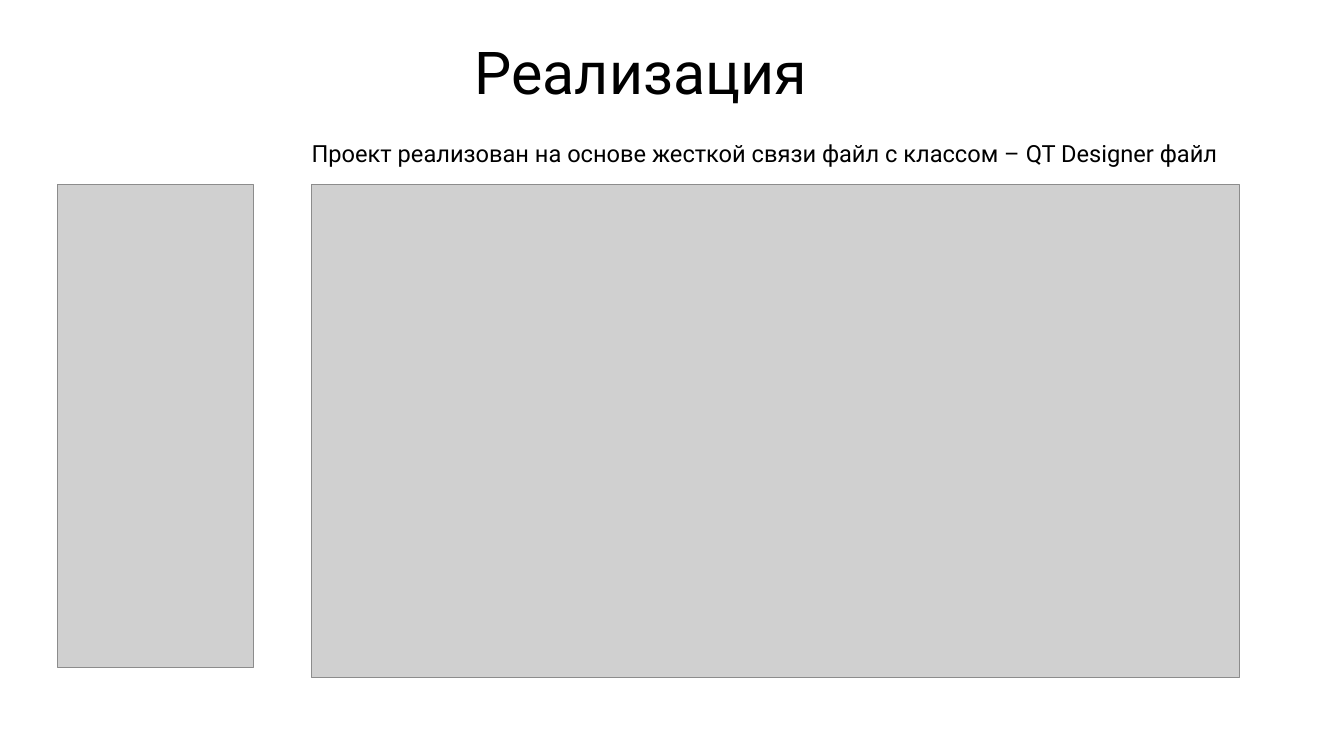
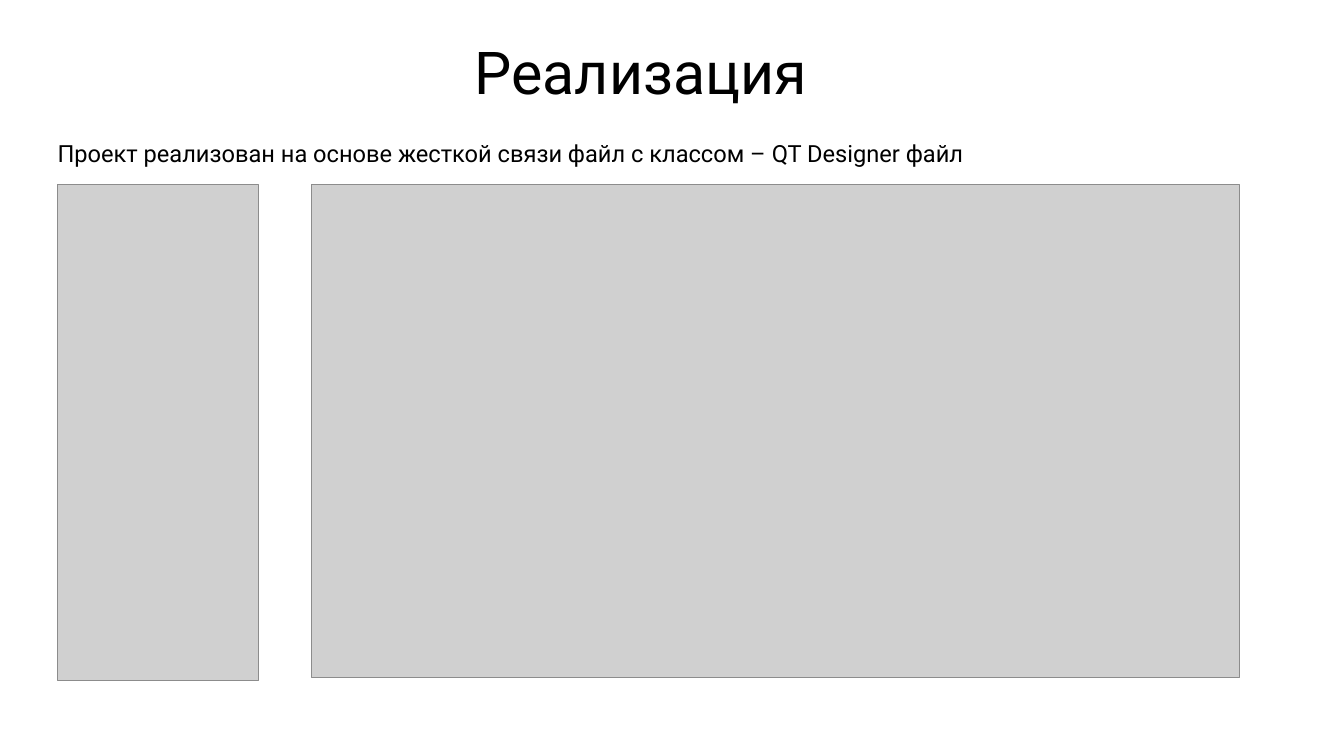
Before and after one commit to aikarimovvw/Library_System-QtProject, a slide deck: slide 4 of Documentation/SyrezLib.pptx. Drawn at 1344x756 pixels with LibreOffice and Linux fonts; fonts in the diff are those of the drawing; grey boxes stand for pictures. Boxes give left, top, right and bottom in pixels: in the first picture for what was removed or moved away, otherwise in the second. Text is boxed around its words. In the diff, an @@ line names an element or a change of style, - is before the commit and + after.

Commit message:
update pptx

```diff
--- a/Documentation/SyrezLib.pptx
+++ b/Documentation/SyrezLib.pptx
@@ subtitle "Проект реализован на основе жесткой ...": place and size @@
-subtitle "Проект реализован на основе жесткой ..." at (312, 144, 1217, 167)
+subtitle "Проект реализован на основе жесткой ..." at (58, 144, 963, 167)
@@ picture: place and size @@
-picture at (57, 184, 253, 667)
+picture at (57, 184, 258, 681)
```
Also in this commit, not shown: 1 other slide changed, 6 slides added, 3 slides removed.
